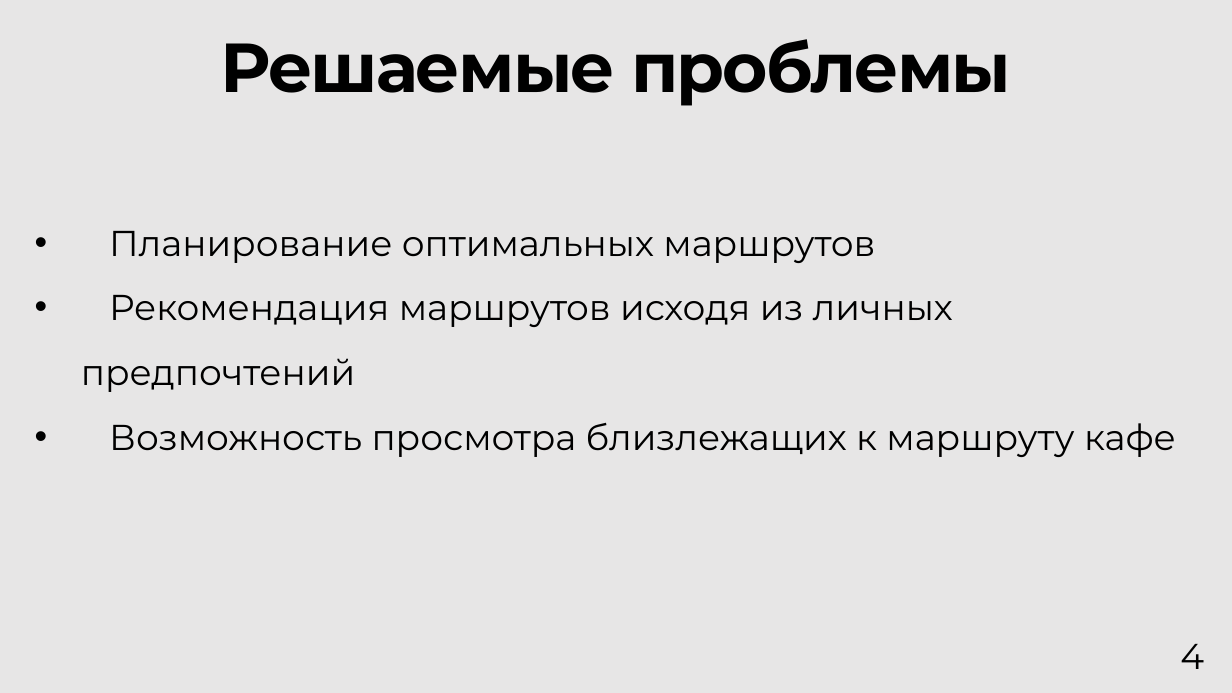
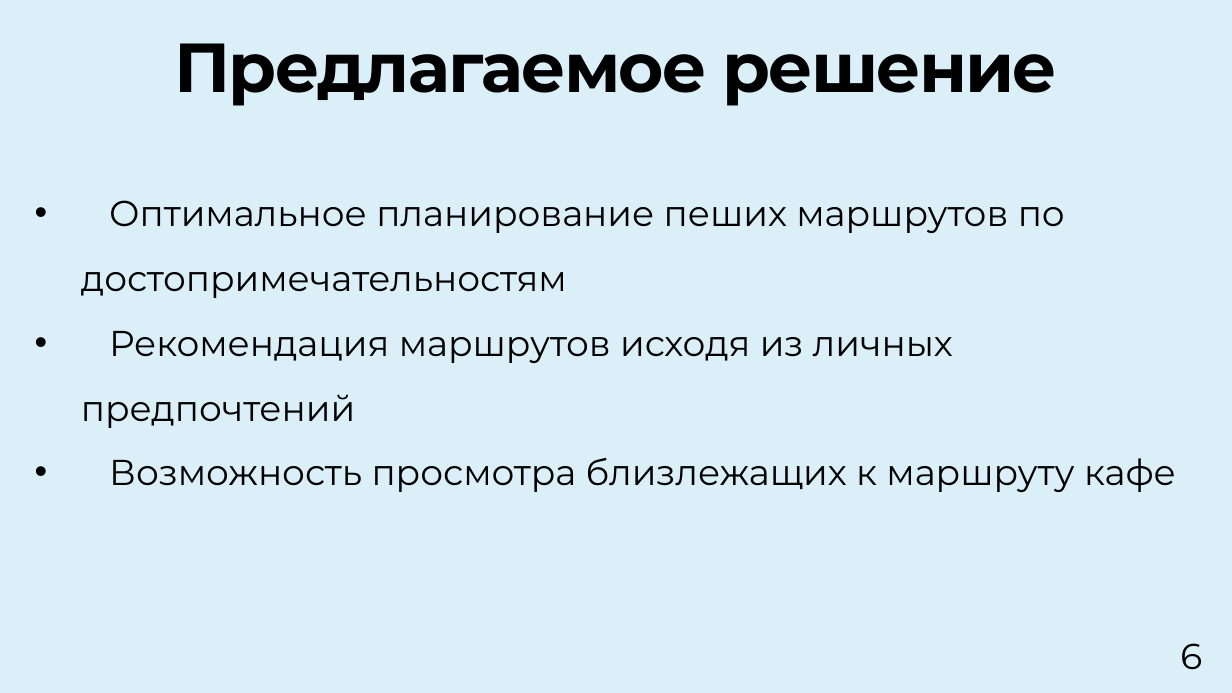
Before and after one commit to qudest/voyago, a slide deck: slide 6 of Documentation/Voyago-Presentation-1att.pptx (slide 4 before the commit). Drawn at 1232x693 pixels with LibreOffice and Linux fonts; fonts in the diff are those of the drawing. Boxes give left, top, right and bottom in pixels: in the first picture for what was removed or moved away, otherwise in the second. Text is boxed around its words. In the diff, an @@ line names an element or a change of style, - is before the commit and + after.

```diff
--- a/Documentation/Voyago-Presentation-1att.pptx
+++ b/Documentation/Voyago-Presentation-1att.pptx
@@ background #E7E6E6 to #DBEFF9 @@
@@ title at (175,43,1057,106): text changed @@
-Решаемые проблемы
+Предлагаемое решение
@@ text "Оптимальное планирование пеших маршрутов по ...": place and size @@
-text "Оптимальное планирование пеших маршрутов по ..." at (81,231,1176,457)
+text "Оптимальное планирование пеших маршрутов по ..." at (81,200,1176,492)
@@ text at (81,200,1065,298): text changed @@
-• Планирование оптимальных маршрутов
+• Оптимальное планирование пеших маршрутов по достопримечательностям
@@ page number at (1180,643,1202,670): text changed @@
-4
+6
```
Also in this commit, not shown: 15 other slides changed, 1 slide added, 6 other files.
